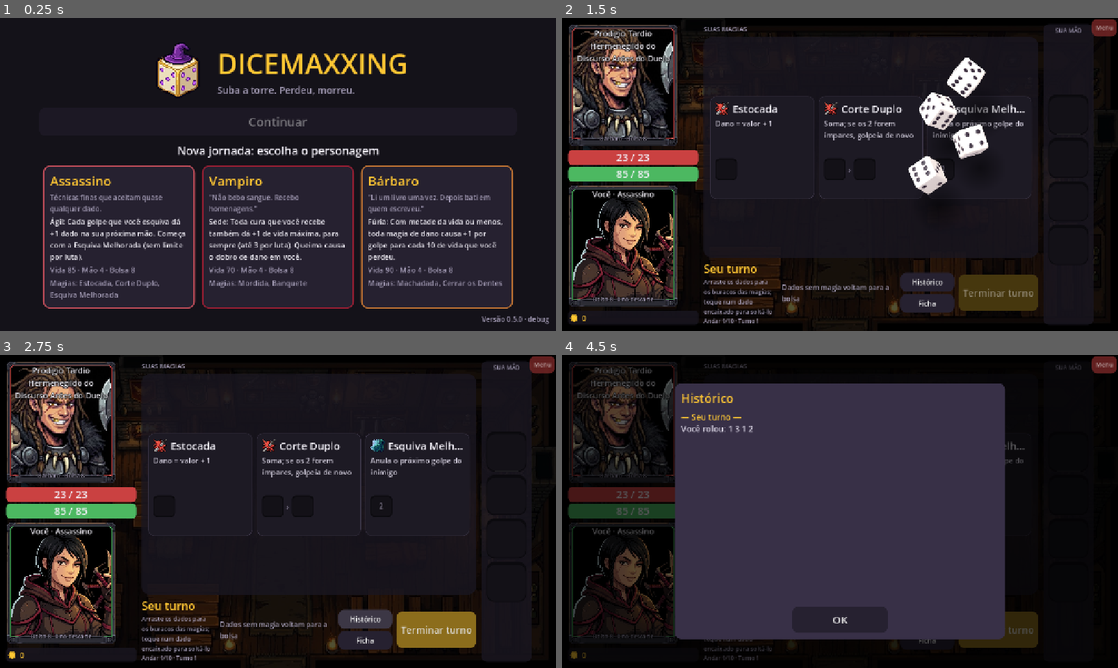
Above: before the commit, frames 1-4 (two rows, left to right).
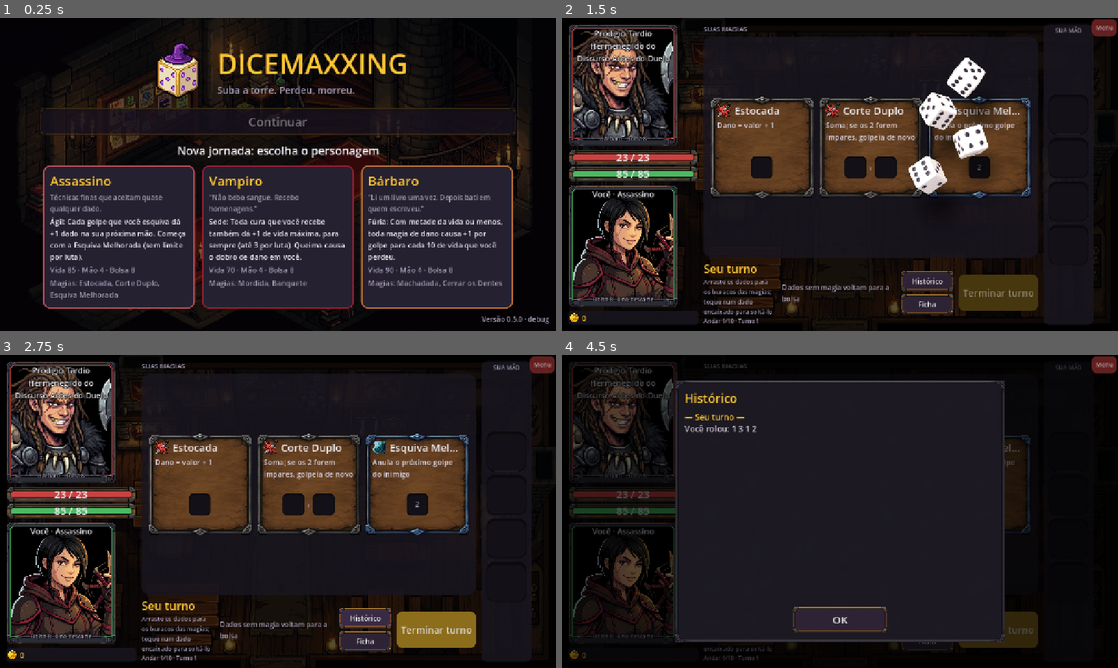
Above: after the commit, the same moments.

Repository: luizfsantos-alt/DICEMAXXXING
Game: Godot game, scene res://ui/main.tscn
The game is run twice, just before and just after one commit, with the same random seed, the same clock (stepped at 60 frames per second) and the same inputs.
Inputs (mouse positions are in pixels of both pictures, inside the frame that each line leads up to):
- Up to frame 1 (0.25 s): no input
- Up to frame 2 (1.5 s): click (678, 237) at 0.52 s; click (778, 171) at 1.27 s
- Up to frame 3 (2.75 s): click "Histórico" at 2 s
- Up to frame 4 (4.5 s): click "Ficha" at 2.75 s; click "OK" at 3.5 s; click "Histórico" at 4.25 s

The runs differ from the first frame. In frame 1, 3.0% of the frame differs, in the area x 4-96%, y 4-98%; in frame 2, 15%; in frame 3, 16%; in frame 4, 49%, in the area x 1-85%, y 8-98%.

Commit message:
Fecha a pauta de arte: Minimalista, moeda, fundos e interface; buracos centralizados
- Fotos do Minimalista (minimalist_1..3); todo arquétipo tem foto, então
  Portrait.WITH_ART e as genéricas saem.
- Moeda (assets/icons/coin.png) na faixa da luta e nos preços da torre
  (Kit.coin, Kit.price_tag).
- Fundos do menu, torre, vitória e derrota via Kit.background (a luta também).
- Interface 9-slice em assets/ui/: painel e botão (Kit.panel/Kit.button nas
  cores neutras), moldura da barra de vida (HpBar) e moldura do cartão de magia
  por raridade (SpellCard, com o destaque desenhado por cima).
- Buracos dos dados centralizados no cartão de magia.
- Testes: fotos de todos os arquétipos, texturas da interface e fundos.
- Pauta, ARTE_FALTANDO.md e README atualizados.

Co-Authored-By: Claude Opus 5.5 <noreply@anthropic.com>
Claude-Session: https://claude.ai/code/session_01WYKQX1HpvSuDGtWqHS1ddh

Diff:
--- a/tests/test_ui_smoke.gd
+++ b/tests/test_ui_smoke.gd
@@ -598,6 +598,28 @@
 		assert_not_null(TowerScreen.art(o), "arte de %s %s" % [o.kind, o.id])
 
 
+func test_todo_arquetipo_tem_3_fotos():
+	for arch in Portrait.COLORS:
+		for k in Portrait.VARIATIONS:
+			assert_true(ResourceLoader.exists("%s%s_%d.png" % [Portrait.ART_DIR, arch, k + 1]), "foto %s %d" % [arch, k + 1])
+
+
+func test_texturas_da_interface_e_fundos_existem():
+	for name in Kit.NINE:
+		assert_not_null(Kit.nine(name), "9-slice " + name)
+	for bg in ["menu", "tower", "victory", "defeat", "tavern"]:
+		assert_not_null(Kit.tex("res://assets/backgrounds/%s.jpg" % bg), "fundo " + bg)
+	var c := Kit.coin(20)
+	assert_true(c is TextureRect, "moeda com arte")
+	c.free()
+	var b := Kit.button("x", func(): pass)
+	assert_true(b.get_theme_stylebox("normal") is StyleBoxTexture, "botão neutro usa textura")
+	b.free()
+	var bd := Kit.button("x", func(): pass, Kit.DANGER)
+	assert_true(bd.get_theme_stylebox("normal") is StyleBoxFlat, "botão colorido continua liso")
+	bd.free()
+
+
 func test_moldura_e_fonte_dos_numeros_existem():
 	for p in Portrait.FRAMES.values():
 		assert_true(ResourceLoader.exists(Portrait.ART_DIR + p), "moldura: " + p)
--- a/ui/duel_screen.gd
+++ b/ui/duel_screen.gd
@@ -151,20 +151,7 @@
 
 ## Fundo: a taverna cobrindo a tela inteira, escurecida para os painéis e textos lerem bem.
 func _build_background() -> void:
-	if not ResourceLoader.exists(BACKGROUND):
-		return
-	var bg := TextureRect.new()
-	bg.texture = load(BACKGROUND)
-	bg.expand_mode = TextureRect.EXPAND_IGNORE_SIZE
-	bg.stretch_mode = TextureRect.STRETCH_KEEP_ASPECT_COVERED
-	bg.set_anchors_preset(Control.PRESET_FULL_RECT)
-	bg.mouse_filter = Control.MOUSE_FILTER_IGNORE
-	add_child(bg)
-	var shade := ColorRect.new()
-	shade.color = Color(0, 0, 0, BACKGROUND_SHADE)
-	shade.set_anchors_preset(Control.PRESET_FULL_RECT)
-	shade.mouse_filter = Control.MOUSE_FILTER_IGNORE
-	add_child(shade)
+	Kit.background(self, BACKGROUND, BACKGROUND_SHADE)
 
 
 ## Coluna 1: foto do inimigo + status, as duas barras, sua foto + status, moedas.
@@ -198,13 +185,7 @@
 	strip.add_theme_stylebox_override("panel", Kit.box(PANEL_BG, 8, 4))
 	var sh := Kit.hbox(8)
 	strip.add_child(sh)
-	var coin := Control.new()
-	coin.custom_minimum_size = Vector2(20, 20)
-	coin.size_flags_vertical = Control.SIZE_SHRINK_CENTER
-	coin.draw.connect(func():
-		coin.draw_circle(coin.size * 0.5, 9.0, Kit.ACCENT.darkened(0.25))
-		coin.draw_circle(coin.size * 0.5, 6.0, Kit.ACCENT))
-	sh.add_child(coin)
+	sh.add_child(Kit.coin(20))
 	coins_label = Kit.label("", 17, Kit.ACCENT)
 	sh.add_child(coins_label)
 	col.add_child(strip)
--- a/ui/end_screen.gd
+++ b/ui/end_screen.gd
@@ -3,6 +3,8 @@
 ## Fim da jornada: vitória da fatia vertical ou "perdeu, morreu".
 
 signal finished
+
+const BACKGROUNDS := {true: "res://assets/backgrounds/victory.jpg", false: "res://assets/backgrounds/defeat.jpg"}
 
 
 func setup(r: RunState) -> EndScreen:
@@ -14,6 +16,7 @@
 	v.custom_minimum_size = Vector2(900, 0)
 	cc.add_child(v)
 	var won := r.phase == "victory"
+	Kit.background(self, BACKGROUNDS[won])
 	var t := Kit.label(Texts.t("ui.victory_title" if won else "ui.defeat_title"), 44, Kit.ACCENT if won else Kit.DANGER, true)
 	t.horizontal_alignment = HORIZONTAL_ALIGNMENT_CENTER
 	v.add_child(t)
--- a/ui/hp_bar.gd
+++ b/ui/hp_bar.gd
@@ -1,12 +1,15 @@
 class_name HpBar
 extends Control
-## Barra de vida com números ("47 / 80") e bloqueio em azul.
+## Barra de vida com números ("47 / 80") e bloqueio em azul. Com assets/ui/hp_frame.png,
+## a moldura de ferro vai por cima do preenchimento (9-slice, Kit.NINE).
 
 var max_hp: int = 1
 var hp: int = 1
 var shield: int = 0
 var barrier: int = 0
 var color := Kit.OK
+static var _frame: StyleBoxTexture
+const FRAME_INSET := Vector2(8, 5) ## Vão da moldura (px da tela).
 
 
 func setup(c: Color) -> HpBar:
@@ -27,12 +30,19 @@
 
 func _draw() -> void:
 	var r := Rect2(Vector2.ZERO, size)
-	draw_style_box(Kit.box(Color(0.05, 0.05, 0.07), 10, 0), r)
+	if _frame == null:
+		_frame = Kit.nine("hp_frame", 0)
+	# Com moldura, vida e bloqueio ficam no vão dela.
+	var inner := r.grow_individual(-FRAME_INSET.x, -FRAME_INSET.y, -FRAME_INSET.x, -FRAME_INSET.y) if _frame else r
+	var rad := 3 if _frame else 10
+	draw_style_box(Kit.box(Color(0.05, 0.05, 0.07), rad, 0), inner)
 	var frac := clampf(float(hp) / float(max_hp), 0.0, 1.0)
 	if frac > 0.0:
-		draw_style_box(Kit.box(color.darkened(0.15), 10, 0), Rect2(Vector2.ZERO, Vector2(size.x * frac, size.y)))
+		draw_style_box(Kit.box(color.darkened(0.15), rad, 0), Rect2(inner.position, Vector2(inner.size.x * frac, inner.size.y)))
 	if shield + barrier > 0:
-		draw_rect(Rect2(Vector2(0, size.y - 6), Vector2(size.x, 6)), Kit.SHIELD)
+		draw_rect(Rect2(Vector2(inner.position.x, inner.end.y - 6), Vector2(inner.size.x, 6)), Kit.SHIELD)
+	if _frame:
+		draw_style_box(_frame, r)
 	var font := ThemeDB.fallback_font
 	var fs := 24
 	var y := size.y / 2.0 + fs * 0.35
--- a/ui/kit.gd
+++ b/ui/kit.gd
@@ -1,6 +1,8 @@
 class_name Kit
 extends RefCounted
-## Fábrica de controles placeholder (sem texturas).
+## Fábrica de controles. Painel, botão e barra de vida usam as texturas 9-slice de
+## assets/ui/ quando existem (painel e botão só nas cores neutras PANEL/PANEL_HI);
+## sem elas, ou com outra cor, ficam no StyleBoxFlat.
 
 const BG := Color(0.08, 0.07, 0.1)
 const PANEL := Color(0.15, 0.13, 0.19)
@@ -15,6 +17,95 @@
 const RARITY_COLORS := {
 	"common": Color(0.62, 0.62, 0.66), "uncommon": Color(0.35, 0.6, 1.0), "rare": Color(1.0, 0.78, 0.25),
 }
+
+const UI_DIR := "res://assets/ui/"
+const COIN := "res://assets/icons/coin.png"
+## Textura -> bordas que não esticam (esq., cima, dir., baixo), em pixels da textura.
+const NINE := {
+	"panel": [20, 20, 20, 20], "button": [14, 12, 14, 12], "hp_frame": [20, 9, 20, 9],
+	"card_common": [26, 26, 26, 26], "card_uncommon": [26, 26, 26, 26], "card_rare": [26, 26, 26, 26],
+}
+## Fundo de tela -> escurecimento (os painéis e textos ficam por cima).
+const BG_SHADE := 0.55
+static var _tex := {} ## caminho -> Texture2D ou null (não existe)
+
+
+## Textura carregada uma vez (null se o arquivo não existe).
+static func tex(path: String) -> Texture2D:
+	if not _tex.has(path):
+		_tex[path] = load(path) if ResourceLoader.exists(path) else null
+	return _tex[path]
+
+
+## StyleBox 9-slice de assets/ui/<name>.png, ou null se a textura não existe.
+static func nine(name: String, margin := 14, tint := Color.WHITE) -> StyleBoxTexture:
+	var t := tex(UI_DIR + name + ".png")
+	if t == null:
+		return null
+	var sb := StyleBoxTexture.new()
+	sb.texture = t
+	var m: Array = NINE.get(name, [16, 16, 16, 16])
+	sb.texture_margin_left = m[0]
+	sb.texture_margin_top = m[1]
+	sb.texture_margin_right = m[2]
+	sb.texture_margin_bottom = m[3]
+	sb.set_content_margin_all(margin)
+	sb.modulate_color = tint
+	return sb
+
+
+## Fundo de tela cobrindo tudo, escurecido. Vai como primeiro filho de parent (fica atrás).
+static func background(parent: Control, path: String, shade := BG_SHADE) -> void:
+	var t := tex(path)
+	if t == null:
+		return
+	var bg := TextureRect.new()
+	bg.texture = t
+	bg.expand_mode = TextureRect.EXPAND_IGNORE_SIZE
+	bg.stretch_mode = TextureRect.STRETCH_KEEP_ASPECT_COVERED
+	bg.set_anchors_preset(Control.PRESET_FULL_RECT)
+	bg.mouse_filter = Control.MOUSE_FILTER_IGNORE
+	parent.add_child(bg)
+	parent.move_child(bg, 0)
+	var dim := ColorRect.new()
+	dim.color = Color(0, 0, 0, shade)
+	dim.set_anchors_preset(Control.PRESET_FULL_RECT)
+	dim.mouse_filter = Control.MOUSE_FILTER_IGNORE
+	parent.add_child(dim)
+	parent.move_child(dim, 1)
+
+
+## Moeda (assets/icons/coin.png); sem a arte, dois círculos dourados.
+static func coin(px := 20) -> Control:
+	var t := tex(COIN)
+	if t:
+		var r := TextureRect.new()
+		r.texture = t
+		r.custom_minimum_size = Vector2(px, px)
+		r.expand_mode = TextureRect.EXPAND_IGNORE_SIZE
+		r.stretch_mode = TextureRect.STRETCH_KEEP_ASPECT_CENTERED
+		r.size_flags_vertical = Control.SIZE_SHRINK_CENTER
+		r.mouse_filter = Control.MOUSE_FILTER_IGNORE
+		return r
+	var c := Control.new()
+	c.custom_minimum_size = Vector2(px, px)
+	c.size_flags_vertical = Control.SIZE_SHRINK_CENTER
+	c.mouse_filter = Control.MOUSE_FILTER_IGNORE
+	c.draw.connect(func():
+		c.draw_circle(c.size * 0.5, px * 0.45, ACCENT.darkened(0.25))
+		c.draw_circle(c.size * 0.5, px * 0.3, ACCENT))
+	return c
+
+
+## Rótulo com a moeda na frente ("● 8 moedas").
+static func price_tag(text: String, size := 22, color := ACCENT) -> HBoxContainer:
+	var h := hbox(6)
+	h.mouse_filter = Control.MOUSE_FILTER_IGNORE
+	h.add_child(coin(int(size * 1.1)))
+	var l := label(text, size, color)
+	l.mouse_filter = Control.MOUSE_FILTER_IGNORE
+	h.add_child(l)
+	return h
 
 
 static func label(text: String, size := 26, color := TEXT, wrap := false) -> Label:
@@ -37,7 +128,8 @@
 
 static func panel(color := PANEL) -> PanelContainer:
 	var p := PanelContainer.new()
-	p.add_theme_stylebox_override("panel", box(color))
+	var sb: StyleBox = nine("panel", 22) if color in [PANEL, PANEL_HI] else null
+	p.add_theme_stylebox_override("panel", sb if sb else box(color))
 	return p
 
 
@@ -46,10 +138,16 @@
 	b.text = text
 	b.custom_minimum_size = Vector2(0, 84)
 	b.add_theme_font_size_override("font_size", size)
-	b.add_theme_stylebox_override("normal", box(color, 14, 10))
-	b.add_theme_stylebox_override("hover", box(color.lightened(0.1), 14, 10))
-	b.add_theme_stylebox_override("pressed", box(color.darkened(0.2), 14, 10))
-	b.add_theme_stylebox_override("disabled", box(color.darkened(0.5), 14, 10))
+	if color in [PANEL, PANEL_HI] and tex(UI_DIR + "button.png"):
+		b.add_theme_stylebox_override("normal", nine("button", 12))
+		b.add_theme_stylebox_override("hover", nine("button", 12, Color(1.25, 1.2, 1.3)))
+		b.add_theme_stylebox_override("pressed", nine("button", 12, Color(0.75, 0.72, 0.8)))
+		b.add_theme_stylebox_override("disabled", nine("button", 12, Color(0.5, 0.5, 0.55, 0.8)))
+	else:
+		b.add_theme_stylebox_override("normal", box(color, 14, 10))
+		b.add_theme_stylebox_override("hover", box(color.lightened(0.1), 14, 10))
+		b.add_theme_stylebox_override("pressed", box(color.darkened(0.2), 14, 10))
+		b.add_theme_stylebox_override("disabled", box(color.darkened(0.5), 14, 10))
 	b.add_theme_stylebox_override("focus", StyleBoxEmpty.new())
 	b.pressed.connect(cb)
 	return b
--- a/ui/menu_screen.gd
+++ b/ui/menu_screen.gd
@@ -6,6 +6,7 @@
 signal new_run(char_id: String)
 
 const LOGO := "res://assets/logo.png"
+const BACKGROUND := "res://assets/backgrounds/menu.jpg"
 signal continue_run
 
 var picks: Array = [] ## Botões dos personagens (testes).
@@ -54,6 +55,7 @@
 	for id in Characters.PLAYABLE:
 		row.add_child(_card(id))
 	add_child(_version_label())
+	Kit.background(self, BACKGROUND)
 	return self
 
 
--- a/ui/portrait.gd
+++ b/ui/portrait.gd
@@ -1,7 +1,7 @@
 class_name Portrait
 extends Control
-## Espaço do personagem. Cada arquétipo com arte tem 3 variações em assets/portraits/
-## (<arquétipo>_1..3.png); quem ainda não tem arte usa as 3 provisórias (generic_1..3.png).
+## Espaço do personagem. Cada arquétipo tem 3 variações em assets/portraits/
+## (<arquétipo>_1..3.png).
 ## A variação é sorteada uma vez e guardada no lutador (Fighter.portrait), então não muda
 ## no meio da run. A arte preenche a foto inteira e só aparece dentro da moldura
 ## (vermelha para o inimigo, verde para você). Sem a arte, desenha uma silhueta na cor do arquétipo.
@@ -13,7 +13,6 @@
 	"perfectionist": Color(0.35, 0.7, 0.65), "vampire": Color(0.6, 0.12, 0.2), "barbarian": Color(0.75, 0.45, 0.2),
 }
 const ART_DIR := "res://assets/portraits/"
-const WITH_ART := ["sorcerer", "vampire", "barbarian", "assassin", "metallurgist", "copyist", "perfectionist"] ## O resto usa "generic".
 const VARIATIONS := 3
 const BG := Color(0.0, 0.0, 0.0) ## Igual ao fundo da arte, para emendar.
 const FRAMES := {true: "frame_player.png", false: "frame_enemy.png"}
@@ -40,8 +39,7 @@
 	for special in [f.master_id, f.variant]:
 		if special != "" and ResourceLoader.exists("%s%s_1.png" % [ART_DIR, special]):
 			return "%s%s_1.png" % [ART_DIR, special]
-	var key: String = f.archetype if f.archetype in WITH_ART else "generic"
-	return "%s%s_%d.png" % [ART_DIR, key, f.portrait + 1]
+	return "%s%s_%d.png" % [ART_DIR, f.archetype, f.portrait + 1]
 
 
 func setup(f: Fighter, h: int, is_back := false) -> Portrait:
--- a/ui/spell_card.gd
+++ b/ui/spell_card.gd
@@ -26,6 +26,8 @@
 var fx_label: Label
 var preview: Label
 var icon_rect: TextureRect
+var _hi := Color.TRANSPARENT ## Borda de destaque desenhada por cima da moldura (textura).
+var _hi_w := 0
 var shown_used = null ## Durante a animação: lista de usadas exibida (null = estado real).
 
 
@@ -90,6 +92,7 @@
 		sp.size_flags_vertical = Control.SIZE_EXPAND_FILL
 		v.add_child(sp)
 		hrow.add_theme_constant_override("separation", 6)
+		hrow.alignment = BoxContainer.ALIGNMENT_CENTER # buracos no meio do cartão
 		v.add_child(hrow)
 		v.add_child(preview)
 	refresh([], [], -1)
@@ -127,11 +130,28 @@
 	return lim > 0 and lst.count(item) >= lim
 
 
-func _style(bg: Color, border: Color, width: int) -> StyleBoxFlat:
+## Fundo do cartão. Com a moldura da raridade (assets/ui/card_<raridade>.png), o fundo é a
+## textura (escurecida se usada/recusada) e a borda de destaque é desenhada por cima.
+func _style(bg: Color, border: Color, width: int) -> StyleBox:
+	var tint := Color(0.6, 0.58, 0.62) if bg.v < CARD.v else Color.WHITE
+	var tex := Kit.nine("card_" + Spells.rarity(id), 12 if compact else 16, tint)
+	if tex:
+		_hi = border if width > 1 else Color.TRANSPARENT
+		_hi_w = width + 1
+		queue_redraw()
+		return tex
 	var sb := Kit.box(bg, 14, 10 if compact else 12)
 	sb.set_border_width_all(width)
 	sb.border_color = border
 	return sb
+
+
+func _draw() -> void:
+	if _hi.a > 0.0:
+		var sb := Kit.box(Color.TRANSPARENT, 10, 0)
+		sb.set_border_width_all(_hi_w)
+		sb.border_color = _hi
+		draw_style_box(sb, Rect2(Vector2(3, 3), size - Vector2(6, 6)))
 
 
 ## Texto no fundo do buraco k.
--- a/ui/tower_screen.gd
+++ b/ui/tower_screen.gd
@@ -9,6 +9,7 @@
 ## 64×64 em assets/icons/offer/ (ofertas). Sem arquivo, o cartão fica só com cor e texto.
 const SCENE_PX := 128
 const ICON_PX := 64
+const BACKGROUND := "res://assets/backgrounds/tower.jpg"
 static var _art := {} ## caminho -> Texture2D ou null (não existe)
 
 var run: RunState
@@ -45,6 +46,7 @@
 	bottom = Kit.hbox(16)
 	bottom.alignment = BoxContainer.ALIGNMENT_CENTER
 	root.add_child(bottom)
+	Kit.background(self, BACKGROUND)
 	refresh()
 	return self
 
@@ -142,9 +144,12 @@
 	d.size_flags_vertical = Control.SIZE_EXPAND_FILL
 	v.add_child(d)
 	if not (run.phase in ["doors", "rest"]):
-		var p := Kit.label(Texts.t("ui.free") if price == 0 else Texts.t("ui.price", {"n": price}), 22, Kit.ACCENT)
-		p.mouse_filter = Control.MOUSE_FILTER_IGNORE
-		v.add_child(p)
+		if price == 0:
+			var p := Kit.label(Texts.t("ui.free"), 22, Kit.ACCENT)
+			p.mouse_filter = Control.MOUSE_FILTER_IGNORE
+			v.add_child(p)
+		else:
+			v.add_child(Kit.price_tag(Texts.t("ui.price", {"n": price})))
 	if o.kind == "spell" and not run.hero.inventory.fits(o.id):
 		b.disabled = true
 		d.text += "\n\n" + Texts.t("ui.no_room")
Binary file added: assets/backgrounds/defeat.jpg
Not shown, changed: assets/backgrounds/defeat.jpg.import
Binary file added: assets/backgrounds/menu.jpg
Not shown, added: assets/backgrounds/menu.jpg.import
Binary file added: assets/backgrounds/tower.jpg
Not shown, added: assets/backgrounds/tower.jpg.import
Binary file added: assets/backgrounds/victory.jpg
Not shown, added: assets/backgrounds/victory.jpg.import
Binary file added: assets/icons/coin.png
Not shown, added: assets/icons/coin.png.import
Binary file removed: assets/portraits/generic_1.png
Binary file removed: assets/portraits/generic_2.png
(and 20 more such lines)
